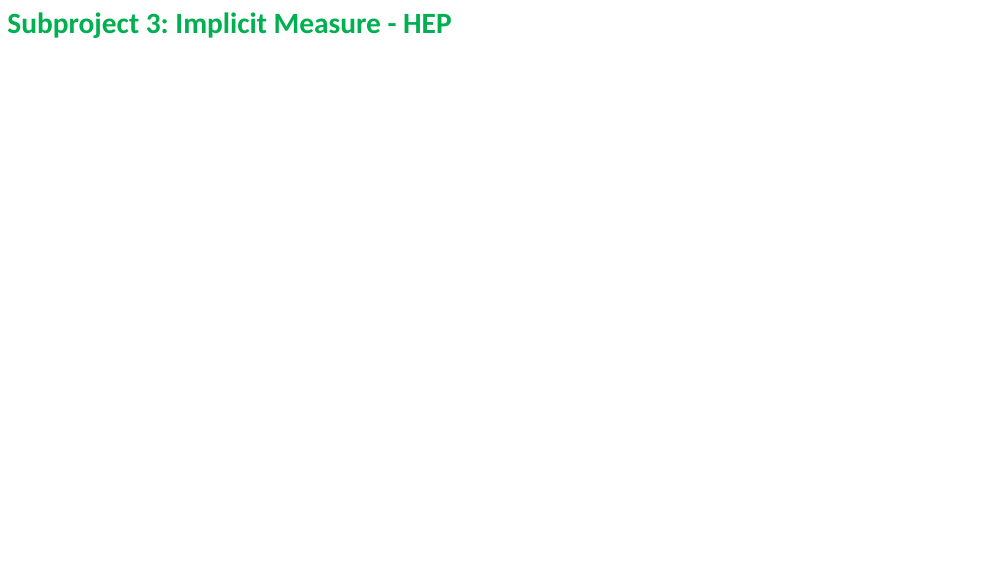
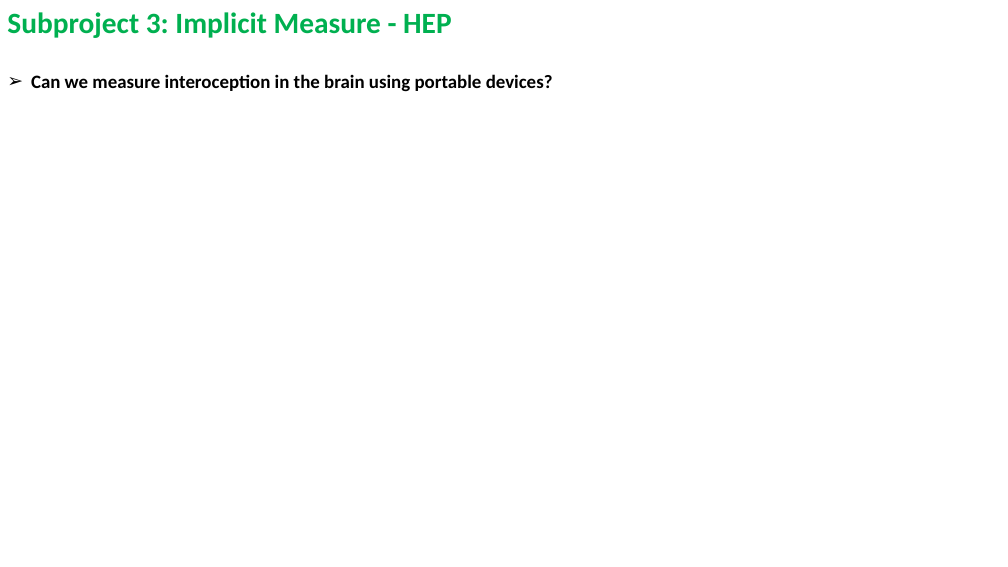
Before and after one commit to RealityBending/InteroceptionPrimals, a slide deck: slide 6 of documents/presentation.pptx. Drawn at 1008x567 pixels with LibreOffice and Linux fonts; fonts in the diff are those of the drawing. Boxes give left, top, right and bottom in pixels: in the first picture for what was removed or moved away, otherwise in the second. Text is boxed around its words. In the diff, an @@ line names an element or a change of style, - is before the commit and + after.

```diff
--- a/documents/presentation.pptx
+++ b/documents/presentation.pptx
@@ text added at [31, 74, 553, 92], 18 pt, text #000000, bold @@
+➢ Can we measure interoception in the brain using portable devices?
```
Also in this commit, not shown: 3 other slides changed, 1 slide added, 1 slide removed.
